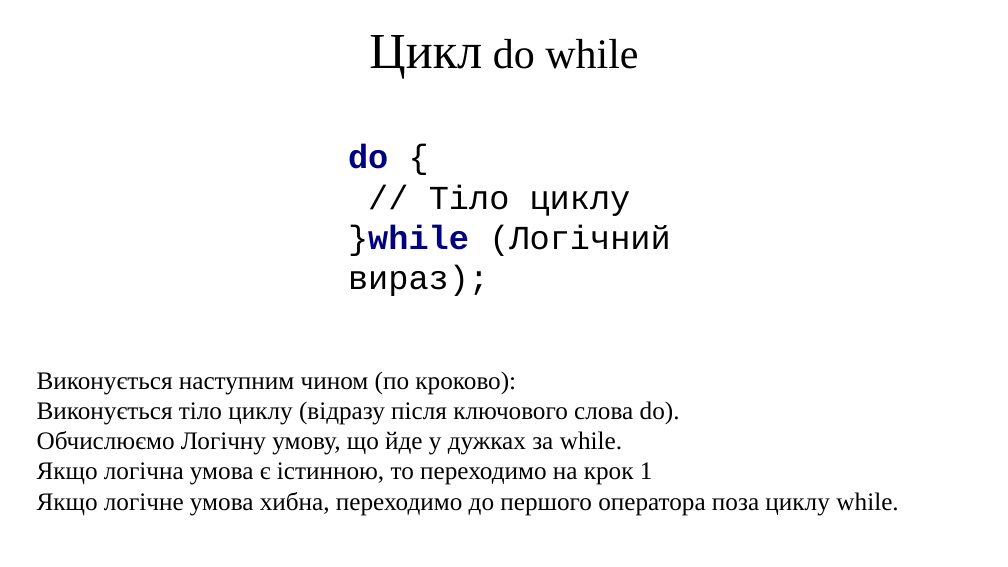
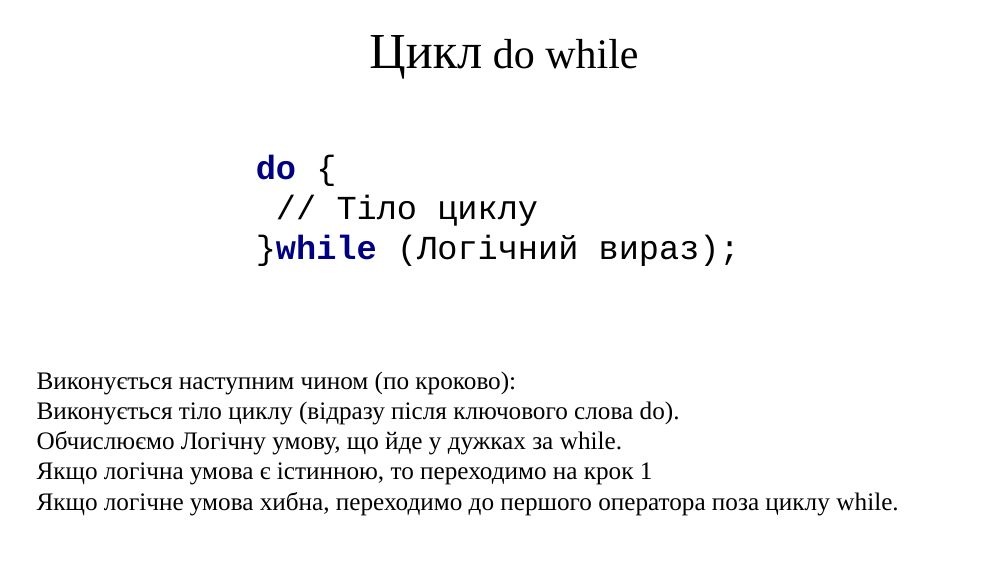
Before and after one commit to arg3ntuum/JavaCourse, a slide deck: slide 8 of Java Урок 4 for while.pptx (slide 5 before the commit). Drawn at 1008x567 pixels with LibreOffice and Linux fonts; fonts in the diff are those of the drawing. Boxes give left, top, right and bottom in pixels: in the first picture for what was removed or moved away, otherwise in the second. Text is boxed around its words. In the diff, an @@ line names an element or a change of style, - is before the commit and + after.

```diff
--- a/Java Урок 4 for while.pptx
+++ b/Java Урок 4 for while.pptx
@@ text "do {" rewrapped from (x1=348, y1=144, x2=670, y2=296) to (x1=256, y1=154, x2=740, y2=266) @@
```
Also in this commit, not shown: 3 other slides changed, 5 other files.
